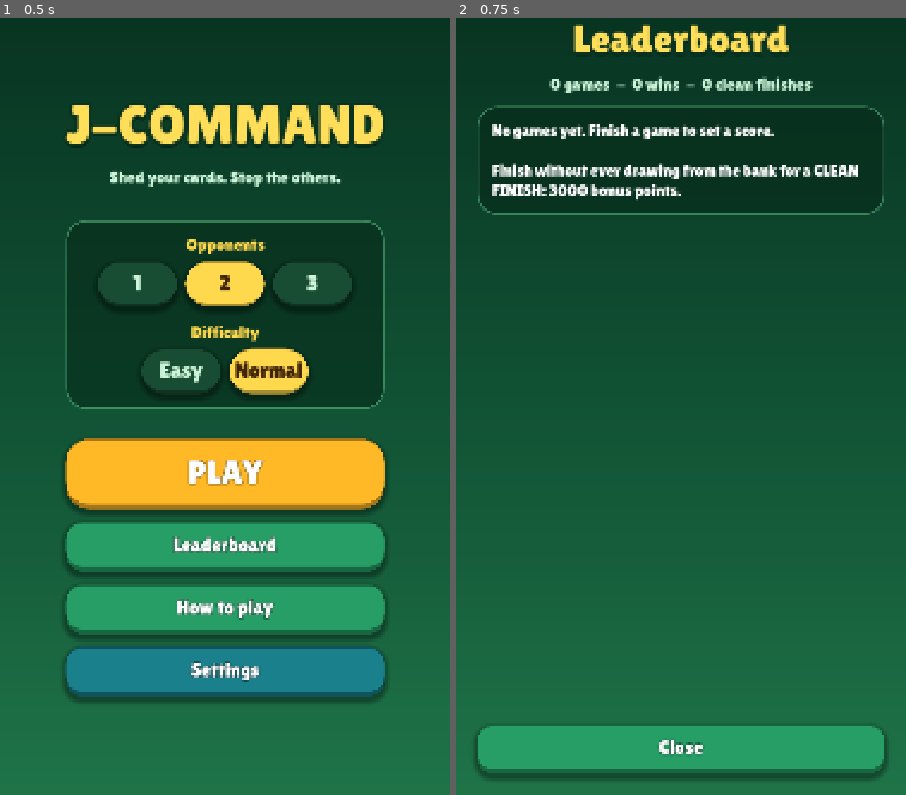
Above: before the commit, frames 1-2 (left to right).
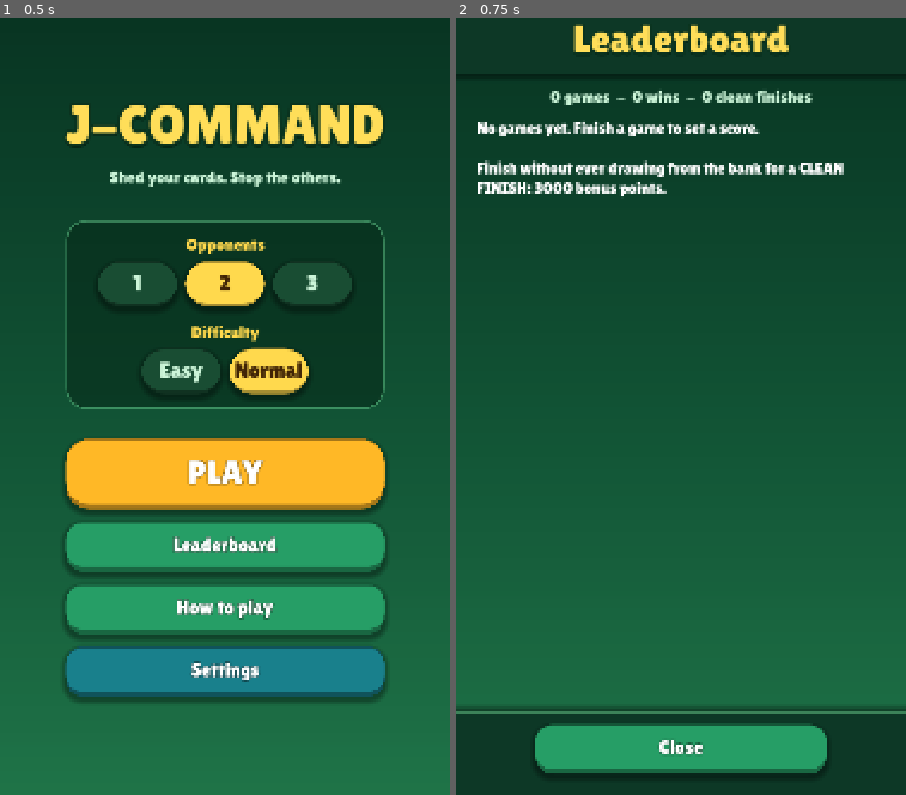
Above: after the commit, the same moments.

Repository: lambou/jcommand-cards-monorepo
Game: Godot game, scene res://scenes/main.tscn
The game is run twice, just before and just after one commit, with the same random seed, the same clock (stepped at 60 frames per second) and the same inputs.
Inputs:
- Up to frame 1 (0.5 s): no input
- Up to frame 2 (0.75 s): click "Leaderboard" at 0.5 s

Frame 1 is identical in both runs. In frame 2, 12% of the frame differs, in the area x 0-100%, y 7-100%.

Commit message:
Pinned header/footer scroll pages with click and touch drag scrolling
Co-Authored-By: Claude Sonnet 5.5 <noreply@anthropic.com>

Diff:
--- /dev/null
+++ b/apps/mobile/scripts/ui/drag_scroll.gd
@@ -0,0 +1,53 @@
+extends ScrollContainer
+## ScrollContainer that scrolls by click/touch-dragging anywhere inside it, including
+## when the press starts on a button. Once the pointer moves past the deadzone the
+## press becomes a scroll: buttons stop reacting until release, so nothing gets
+## toggled by accident. Touch works through Godot's emulated mouse events.
+
+const DEADZONE := 14.0
+
+## Controls that sit on top of this one (pinned header/footer): presses there never scroll.
+var blockers: Array = []
+
+var _pressing := false
+var _dragging := false
+var _press_y := 0.0
+var _press_scroll := 0
+
+
+func _ready() -> void:
+	scroll_deadzone = 1000000   # turn off the built-in touch drag; this script replaces it
+
+
+func _input(event: InputEvent) -> void:
+	if not is_visible_in_tree():
+		return
+	if event is InputEventMouseButton and event.button_index == MOUSE_BUTTON_LEFT:
+		if event.pressed:
+			_dragging = false
+			_pressing = get_global_rect().has_point(event.position)
+			for b in blockers:
+				if is_instance_valid(b) and (b as Control).get_global_rect().has_point(event.position):
+					_pressing = false
+			_press_y = event.position.y
+			_press_scroll = scroll_vertical
+		else:
+			var was := _dragging
+			_pressing = false
+			_dragging = false
+			if was:
+				get_viewport().set_input_as_handled()
+				_set_buttons_ignore(false)
+	elif event is InputEventMouseMotion and _pressing:
+		var dy: float = event.position.y - _press_y
+		if not _dragging and absf(dy) > DEADZONE:
+			_dragging = true
+			_set_buttons_ignore(true)   # cancels the press so the release won't click
+		if _dragging:
+			scroll_vertical = int(_press_scroll - dy)
+			get_viewport().set_input_as_handled()
+
+
+func _set_buttons_ignore(on: bool) -> void:
+	for n in find_children("*", "BaseButton", true, false):
+		(n as Control).mouse_filter = Control.MOUSE_FILTER_IGNORE if on else Control.MOUSE_FILTER_STOP
--- a/apps/mobile/scripts/ui/leaderboard_panel.gd
+++ b/apps/mobile/scripts/ui/leaderboard_panel.gd
@@ -11,37 +11,22 @@
 	set_anchors_and_offsets_preset(Control.PRESET_FULL_RECT)
 	z_index = 3000
 	add_child(UI.background())
-	var margin := MarginContainer.new()
-	margin.set_anchors_and_offsets_preset(Control.PRESET_FULL_RECT)
-	for side in ["left", "right", "top", "bottom"]:
-		margin.add_theme_constant_override("margin_" + side, UI.MARGIN_SCREEN)
-	add_child(margin)
-	var col := VBoxContainer.new()
-	col.add_theme_constant_override("separation", UI.SPACE_M)
-	margin.add_child(col)
-	var t := UI.title("Leaderboard")
-	t.horizontal_alignment = HORIZONTAL_ALIGNMENT_CENTER
-	col.add_child(t)
+	var page := UI.scroll_page("Leaderboard", "Close", func(): closed.emit())
+	add_child(page["scroll"])
+	add_child(page["header"])
+	add_child(page["footer"])
+	var col: VBoxContainer = page["content"]
 
 	var st := Leaderboard.stats()
 	col.add_child(UI.tagline("%d games  -  %d wins  -  %d clean finishes" % [st["games"], st["wins"], st["cleans"]]))
 
-	var scroll := UI.scroll_area()
-	col.add_child(scroll)
-	var card := UI.panel()
-	card[0].size_flags_horizontal = Control.SIZE_EXPAND_FILL
-	scroll.add_child(card[0])
 	var list: Array = Leaderboard.entries()
 	if list.is_empty():
-		card[1].add_child(UI.body("No games yet. Finish a game to set a score.
+		col.add_child(UI.body("No games yet. Finish a game to set a score.
 
 Finish without ever drawing from the bank for a CLEAN FINISH: 3000 bonus points.", 900))
 	for i in list.size():
-		card[1].add_child(_row(i + 1, list[i]))
-
-	var close := UI.button("Close", UI.Variant.SECONDARY, func(): closed.emit())
-	close.custom_minimum_size.x = 0
-	col.add_child(close)
+		col.add_child(_row(i + 1, list[i]))
 
 
 func _row(rank: int, e: Dictionary) -> Control:
--- a/apps/mobile/scripts/ui/menu.gd
+++ b/apps/mobile/scripts/ui/menu.gd
@@ -60,24 +60,11 @@
 	var overlay := Control.new()
 	overlay.set_anchors_and_offsets_preset(Control.PRESET_FULL_RECT)
 	overlay.add_child(UI.background())
-	var margin := MarginContainer.new()
-	margin.set_anchors_and_offsets_preset(Control.PRESET_FULL_RECT)
-	for side in ["left", "right", "top", "bottom"]:
-		margin.add_theme_constant_override("margin_" + side, UI.MARGIN_SCREEN)
-	overlay.add_child(margin)
-	var col := VBoxContainer.new()
-	col.add_theme_constant_override("separation", UI.SPACE_M)
-	margin.add_child(col)
-	col.add_child(UI.title("How to play"))
-	var scroll := UI.scroll_area()
-	col.add_child(scroll)
-	var card := UI.panel()
-	card[0].size_flags_horizontal = Control.SIZE_EXPAND_FILL
-	scroll.add_child(card[0])
-	card[1].add_child(UI.body(RULES_TEXT, 900))
-	var close := UI.button("Close", UI.Variant.SECONDARY, overlay.queue_free)
-	close.custom_minimum_size.x = 0
-	col.add_child(close)
+	var page := UI.scroll_page("How to play", "Close", overlay.queue_free)
+	overlay.add_child(page["scroll"])
+	overlay.add_child(page["header"])
+	overlay.add_child(page["footer"])
+	page["content"].add_child(UI.body(RULES_TEXT, 900))
 	add_child(overlay)
 
 
--- a/apps/mobile/scripts/ui/settings_panel.gd
+++ b/apps/mobile/scripts/ui/settings_panel.gd
@@ -15,12 +15,6 @@
 var _hand_bots_btn: Button
 var _hand_color_btn: Button
 var _volume_label: Label
-var _scroll: ScrollContainer
-var _pressing := false
-var _dragging := false
-var _press_y := 0.0
-var _press_scroll := 0
-const DRAG_DEADZONE := 14.0
 
 
 func _ready() -> void:
@@ -29,28 +23,12 @@
 	z_index = 3000
 	add_child(UI.background())
 
-	var margin := MarginContainer.new()
-	margin.set_anchors_and_offsets_preset(Control.PRESET_FULL_RECT)
-	for side in ["left", "right", "top", "bottom"]:
-		margin.add_theme_constant_override("margin_" + side, UI.MARGIN_SCREEN)
-	add_child(margin)
-	var box := VBoxContainer.new()
-	box.add_theme_constant_override("separation", UI.SPACE_M)
-	margin.add_child(box)
-	var t := UI.title("Settings")
-	t.horizontal_alignment = HORIZONTAL_ALIGNMENT_CENTER
-	box.add_child(t)
-
-	# Content scrolls only when it overflows. Dragging is handled in _input so a
-	# finger that starts on a button still scrolls without toggling it.
-	_scroll = UI.scroll_area()
-	_scroll.scroll_deadzone = 1000000   # disable built-in drag; we do it ourselves
-	box.add_child(_scroll)
-
-	var card := UI.panel(UI.SPACE_M)
-	card[0].size_flags_horizontal = Control.SIZE_EXPAND_FILL
-	_scroll.add_child(card[0])
-	var inner: VBoxContainer = card[1]
+	# Pinned header/footer with the content scrolling full width underneath.
+	var page := UI.scroll_page("Settings", "Close", func(): closed.emit())
+	add_child(page["scroll"])
+	add_child(page["header"])
+	add_child(page["footer"])
+	var inner: VBoxContainer = page["content"]
 
 	_sound_btn = UI.toggle("", Settings.sound_enabled, _on_sound)
 	inner.add_child(_sound_btn)
@@ -81,39 +59,8 @@
 	inner.add_child(_motion_btn)
 	inner.add_child(UI.hint("Reduce motion turns off shaking, flashes, sparks, confetti, pulsing and bounces. Cards still move, and messages still show."))
 
-	box.add_child(UI.button("Close", UI.Variant.SECONDARY, func(): closed.emit()))
 	_refresh()
 
-
-func _input(event: InputEvent) -> void:
-	if _scroll == null:
-		return
-	if event is InputEventMouseButton and event.button_index == MOUSE_BUTTON_LEFT:
-		if event.pressed:
-			_press_y = event.position.y
-			_press_scroll = _scroll.scroll_vertical
-			_pressing = _scroll.get_global_rect().has_point(event.position)
-			_dragging = false
-		else:
-			var was := _dragging
-			_pressing = false
-			_dragging = false
-			if was:
-				get_viewport().set_input_as_handled()
-				_set_buttons_ignore(false)
-	elif event is InputEventMouseMotion and _pressing:
-		var dy: float = event.position.y - _press_y
-		if not _dragging and absf(dy) > DRAG_DEADZONE:
-			_dragging = true
-			_set_buttons_ignore(true)   # cancels the press so the release won't click
-		if _dragging:
-			_scroll.scroll_vertical = int(_press_scroll - dy)
-			get_viewport().set_input_as_handled()
-
-
-func _set_buttons_ignore(on: bool) -> void:
-	for n in _scroll.find_children("*", "BaseButton", true, false):
-		(n as Control).mouse_filter = Control.MOUSE_FILTER_IGNORE if on else Control.MOUSE_FILTER_STOP
 
 
 func _step(delta: float) -> void:
--- a/apps/mobile/scripts/ui/table.gd
+++ b/apps/mobile/scripts/ui/table.gd
@@ -1408,11 +1408,12 @@
 	over_panel.set_anchors_and_offsets_preset(Control.PRESET_FULL_RECT)
 	over_panel.z_index = 2000
 	over_panel.add_child(UI.background())
-	var box := UI.column(26)
-	over_panel.add_child(box)
-
 	var my_place := int(_find(st, ME)["place"])
-	box.add_child(UI.title("You win!" if my_place == 1 else "You finished %s" % _ordinal(my_place)))
+	var page := UI.scroll_page("You win!" if my_place == 1 else "You finished %s" % _ordinal(my_place), "", Callable())
+	over_panel.add_child(page["scroll"])
+	over_panel.add_child(page["header"])
+	over_panel.add_child(page["footer"])
+	var box: VBoxContainer = page["content"]
 
 	var result := Scoring.compute(my_place, st["players"].size(), bots, difficulty, game.human_draws, game.human_chains, game.human_finish_rank, game.human_penalty_chains)
 	var rank := Leaderboard.add(int(result["total"]), my_place, st["players"].size(), difficulty, bool(result["clean"]))
@@ -1424,11 +1425,16 @@
 		Sfx.play("win" if my_place == 1 else "lose")
 		if my_place == 1:
 			Fx.confetti(over_panel, size.x))
+	pod.size_flags_horizontal = Control.SIZE_SHRINK_CENTER
 	box.add_child(pod)
 
 	box.add_child(_score_panel(result, rank))
-	box.add_child(UI.button("Play again", UI.Variant.PRIMARY, func(): start(bots, difficulty)))
-	box.add_child(UI.button("Menu", UI.Variant.SECONDARY, func(): quit_to_menu.emit()))
+	var footer_box: VBoxContainer = page["footer_box"]
+	for b in [UI.button("Play again", UI.Variant.PRIMARY, func(): start(bots, difficulty)),
+			UI.button("Menu", UI.Variant.SECONDARY, func(): quit_to_menu.emit())]:
+		var c := CenterContainer.new()
+		c.add_child(b)
+		footer_box.add_child(c)
 	add_child(over_panel)
 	pod.play()
 
@@ -1436,7 +1442,7 @@
 ## Score breakdown card shown under the podium on the results screen.
 func _score_panel(result: Dictionary, rank: int) -> Control:
 	var card := UI.panel(UI.SPACE_S)
-	card[0].custom_minimum_size.x = minf(size.x * 0.94, 1000.0)
+	card[0].size_flags_horizontal = Control.SIZE_EXPAND_FILL   # fills the page content width
 	var inner: VBoxContainer = card[1]
 	for line in result["lines"]:
 		var row := HBoxContainer.new()
--- a/apps/mobile/scripts/ui/ui_kit.gd
+++ b/apps/mobile/scripts/ui/ui_kit.gd
@@ -106,7 +106,7 @@
 
 ## Vertical scroll area with an invisible scroll bar (drag or wheel to scroll).
 static func scroll_area() -> ScrollContainer:
-	var s := ScrollContainer.new()
+	var s := preload("res://scripts/ui/drag_scroll.gd").new()
 	s.size_flags_vertical = Control.SIZE_EXPAND_FILL
 	s.horizontal_scroll_mode = ScrollContainer.SCROLL_MODE_DISABLED
 	# The bar is invisible: touch-dragging is the interaction, a bar is just noise.
@@ -117,6 +117,73 @@
 	for style in ["scroll", "scroll_focus", "grabber", "grabber_highlight", "grabber_pressed"]:
 		bar.add_theme_stylebox_override(style, StyleBoxEmpty.new())
 	return s
+
+
+## Full-screen scrolling page: a pinned header (title) and footer (Close) with the
+## content running full width underneath them. Header and footer are solid bars with
+## a border on the edge facing the content and a soft shadow, so content slides under
+## them with depth. Returns {scroll, content, header, footer}; add blocks to content.
+static func scroll_page(title_text: String, close_text: String, on_close: Callable) -> Dictionary:
+	var scroll := scroll_area()
+	scroll.set_anchors_and_offsets_preset(Control.PRESET_FULL_RECT)
+	var pad := MarginContainer.new()
+	pad.size_flags_horizontal = Control.SIZE_EXPAND_FILL
+	pad.add_theme_constant_override("margin_left", MARGIN_SCREEN)
+	pad.add_theme_constant_override("margin_right", MARGIN_SCREEN)
+	scroll.add_child(pad)
+	var content := VBoxContainer.new()
+	content.add_theme_constant_override("separation", SPACE_M)
+	pad.add_child(content)
+
+	var header := _bar(true)
+	var t := title(title_text)
+	t.horizontal_alignment = HORIZONTAL_ALIGNMENT_CENTER
+	header.get_child(0).add_child(t)
+	header.set_anchors_and_offsets_preset(Control.PRESET_TOP_WIDE)
+	header.grow_vertical = Control.GROW_DIRECTION_END
+
+	var footer := _bar(false)
+	var footer_box: VBoxContainer = footer.get_child(0)
+	footer_box.add_theme_constant_override("separation", SPACE_S)
+	if close_text != "":   # "" = caller fills footer_box with its own buttons
+		var center := CenterContainer.new()
+		center.add_child(button(close_text, Variant.SECONDARY, on_close))
+		footer_box.add_child(center)
+	footer.set_anchors_and_offsets_preset(Control.PRESET_BOTTOM_WIDE)
+	footer.grow_vertical = Control.GROW_DIRECTION_BEGIN
+
+	scroll.blockers = [header, footer]
+
+	# Keep the first/last block clear of the bars at rest; they only overlap while scrolling.
+	var sync := func():
+		pad.add_theme_constant_override("margin_top", int(header.size.y) + SPACE_M)
+		pad.add_theme_constant_override("margin_bottom", int(footer.size.y) + SPACE_M)
+	header.resized.connect(sync)
+	footer.resized.connect(sync)
+	return {"scroll": scroll, "content": content, "header": header, "footer": footer, "footer_box": footer_box}
+
+
+static func _bar(is_header: bool) -> PanelContainer:
+	var p := PanelContainer.new()
+	var sb := StyleBoxFlat.new()
+	sb.bg_color = SURFACE_SOLID
+	sb.shadow_color = Color(0, 0, 0, 0.4)
+	sb.shadow_size = 14
+	sb.shadow_offset = Vector2(0, 4 if is_header else -4)
+	sb.border_color = SURFACE_BORDER
+	sb.set_content_margin_all(0)
+	if is_header:
+		sb.border_width_bottom = 4
+		sb.content_margin_top = MARGIN_SCREEN
+		sb.content_margin_bottom = SPACE_M
+	else:
+		sb.border_width_top = 4
+		sb.content_margin_top = SPACE_M
+		sb.content_margin_bottom = MARGIN_SCREEN
+	p.add_theme_stylebox_override("panel", sb)
+	var inner := VBoxContainer.new()
+	p.add_child(inner)
+	return p
 
 
 ## Centered vertical column; add your blocks to it.
Not shown, changed: apps/mobile/DESIGN_SYSTEM.md
